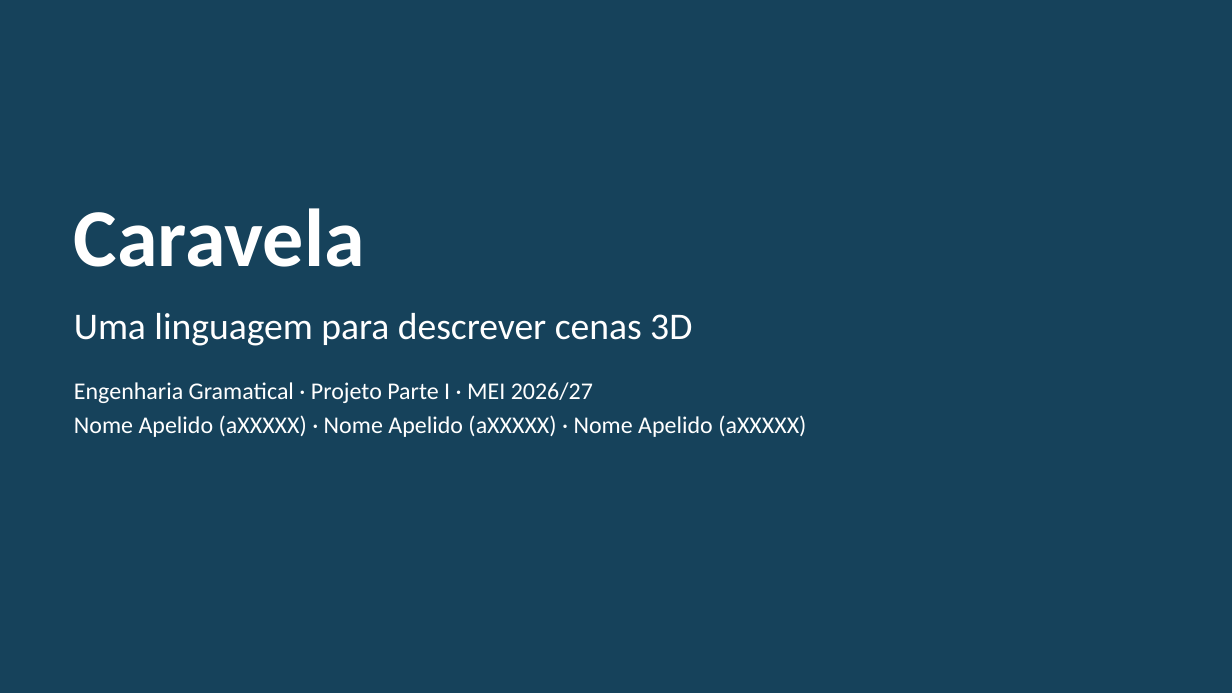
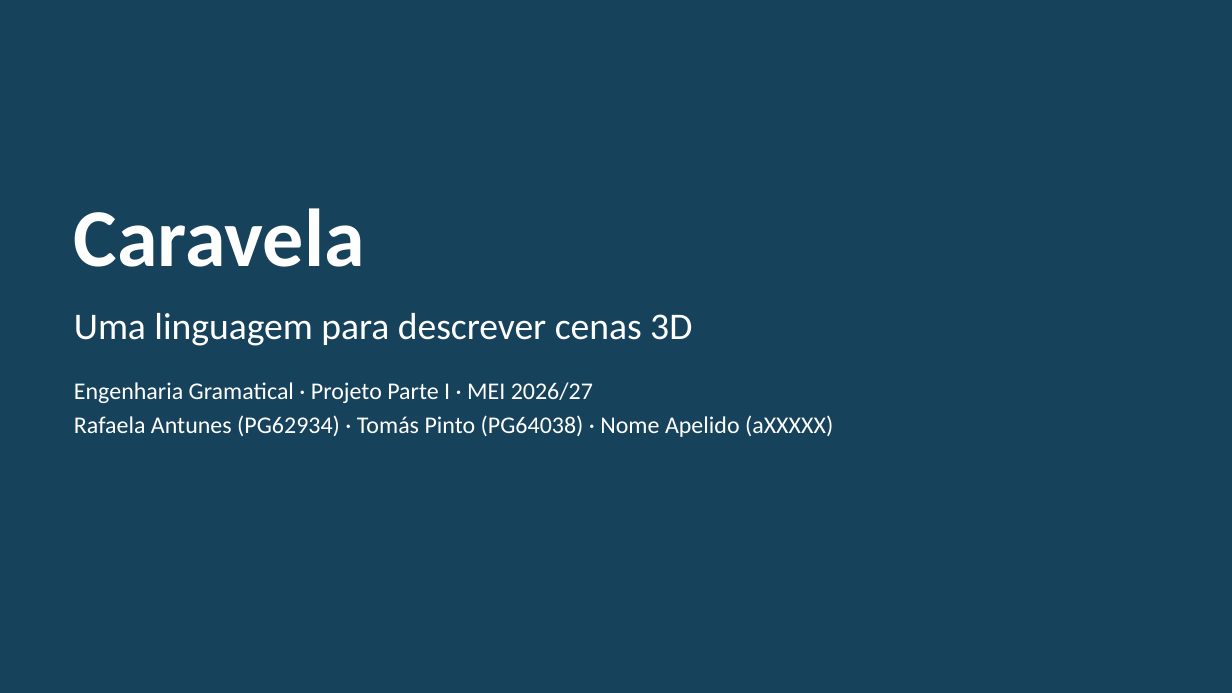
Before and after one commit to RafaelaAntunes17/trabalho_EG, a slide deck: slide 1 of Fase _I/Apresentacao_Caravela_v2.pptx. Drawn at 1232x693 pixels with LibreOffice and Linux fonts; fonts in the diff are those of the drawing. Boxes give left, top, right and bottom in pixels: in the first picture for what was removed or moved away, otherwise in the second. Text is boxed around its words. In the diff, an @@ line names an element or a change of style, - is before the commit and + after.

```diff
--- a/Fase _I/Apresentacao_Caravela_v2.pptx
+++ b/Fase _I/Apresentacao_Caravela_v2.pptx
@@ text at <box>74,415,833,437</box>: text changed @@
-Nome Apelido (aXXXXX) · Nome Apelido (aXXXXX) · Nome Apelido (aXXXXX)
+Rafaela Antunes (PG62934) · Tomás Pinto (PG64038) · Nome Apelido (aXXXXX)
```
Also in this commit, not shown: 4 other slides changed.
